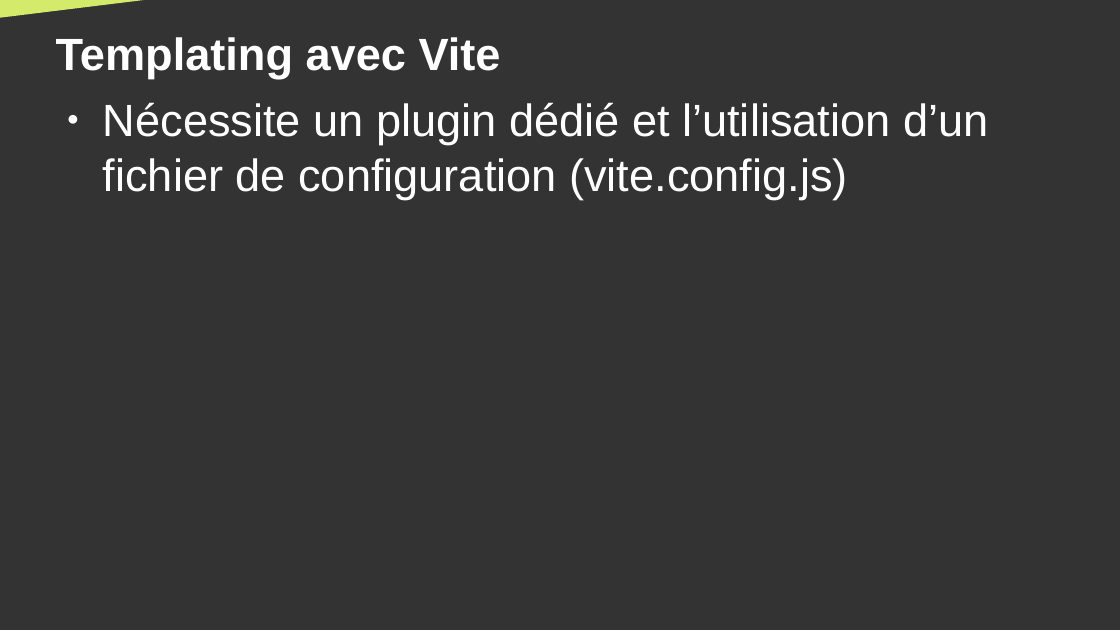
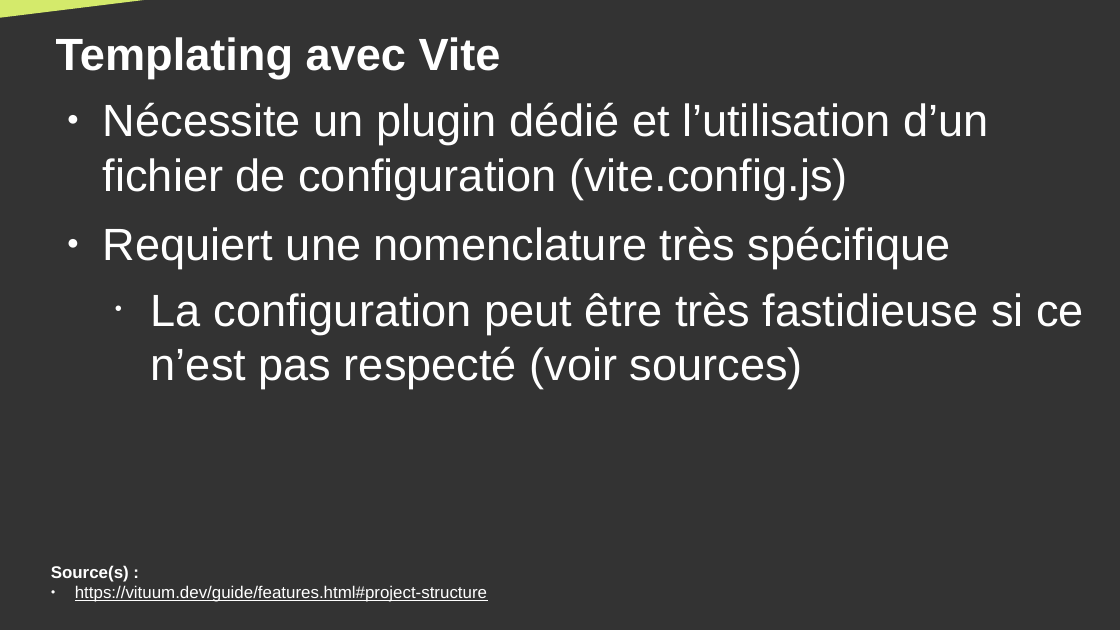
Before and after one commit to DanYellow/cours, a slide deck: slide 33 of developpement-front-s5/travaux-pratiques/numero-4/presentation.odp. Drawn at 1120x630 pixels with LibreOffice and Linux fonts; fonts in the diff are those of the drawing. Boxes give left, top, right and bottom in pixels: in the first picture for what was removed or moved away, otherwise in the second. Text is boxed around its words. In the diff, an @@ line names an element or a change of style, - is before the commit and + after.

```diff
--- a/developpement-front-s5/travaux-pratiques/numero-4/presentation.odp
+++ b/developpement-front-s5/travaux-pratiques/numero-4/presentation.odp
@@ text at [103,226,1084,389]: paragraphs added @@
+● Requiert une nomenclature très spécifique
+  • La configuration peut être très fastidieuse si ce n’est pas respecté (voir sources)
@@ text added at [51,565,487,602], 12 pt, text #FFFFFF, underline @@
+Source(s) :
+● https://vituum.dev/guide/features.html#project-structure
```
Also in this commit, not shown: 4 other slides changed, 1 slide added, 3 other files.
